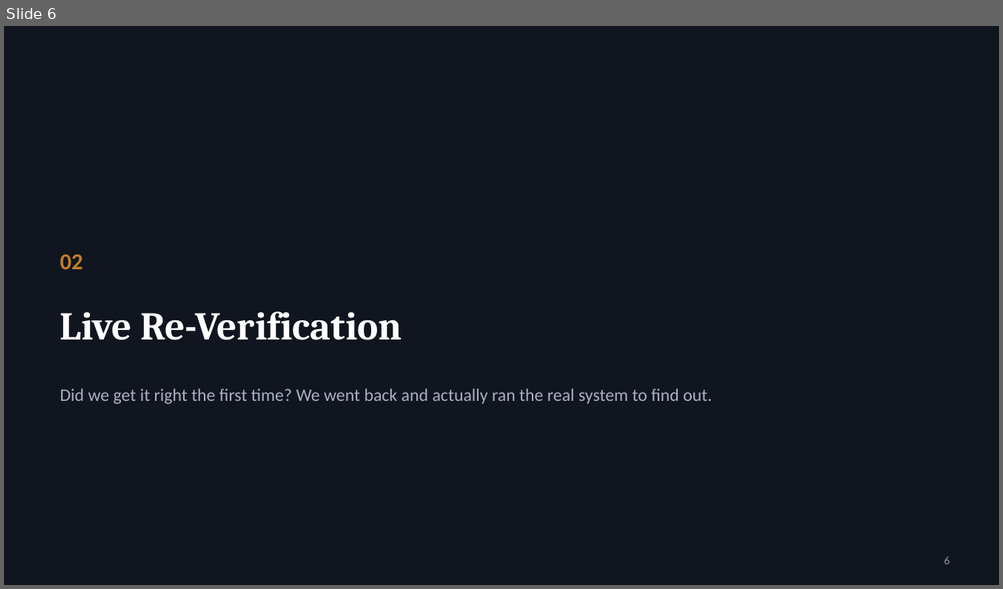
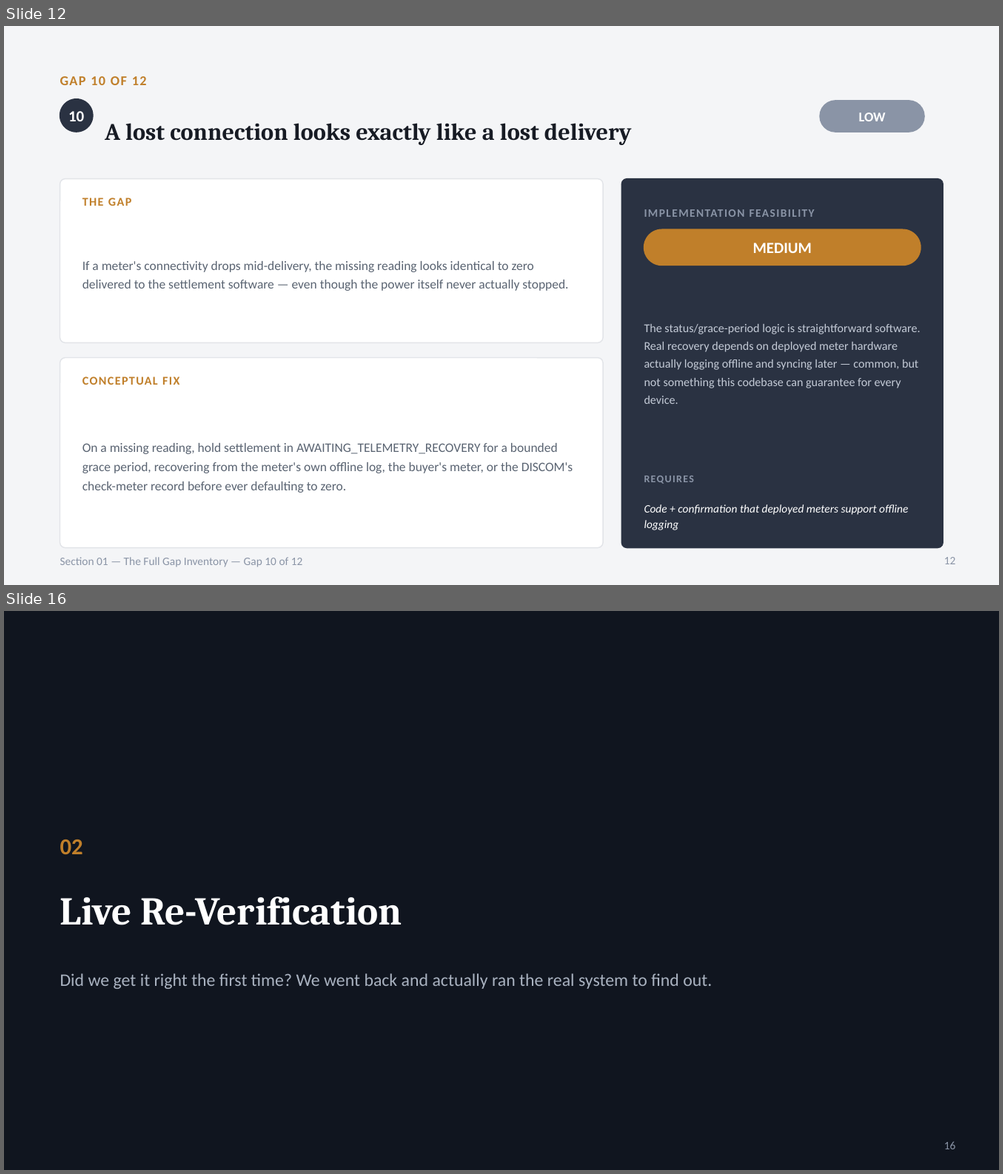
Before and after one commit to Sanjay-dev22/personal-deg, a slide deck: p2p-energy-trading-review/P2P-Energy-Trading-Software-Gaps.pptx. Shown one above the other, each under a label of ours: slide 6 before the commit, slides 12 and 16 after it; the slides between them are not shown. The pictures are 1003x589 and 1003x1174 pixels, drawn with LibreOffice and Linux fonts; fonts in the diff are those of the drawing. Boxes give left, top, right and bottom in pixels: in the first picture for what was removed or moved away, otherwise in the second. Text is boxed around its words. In the diff, an @@ line names an element or a change of style, - is before the commit and + after.

```diff
--- a/p2p-energy-trading-review/P2P-Energy-Trading-Software-Gaps.pptx
+++ b/p2p-energy-trading-review/P2P-Energy-Trading-Software-Gaps.pptx
@@ slide 12 added at [4,26,999,585], background #F4F5F7 @@
@@ text added at [60,76,147,85], 13 pt, text #C07F2A, bold @@
+GAP 10 OF 12
@@ ellipse added at [60,99,93,132], fill #2A3242, outline #2A3242 1 pt @@
@@ text added at [68,111,84,121], 15 pt, text #FFFFFF, bold @@
+10
@@ rounded rectangle added at [819,101,924,132], fill #8A94A6, outline #8A94A6 1 pt @@
@@ text added at [859,113,885,121], 13 pt, text #FFFFFF, bold @@
+LOW
@@ text added at [105,123,632,145], 23 pt, text #171B24, bold @@
+A lost connection looks exactly like a lost delivery
@@ rounded rectangle added at [60,179,603,343], fill #FFFFFF, outline #E2E4E8 1 pt @@
@@ rounded rectangle added at [622,179,943,548], fill #2A3242, outline #2A3242 1 pt @@
@@ text added at [82,198,131,206], 11.5 pt, text #C07F2A, bold @@
+THE GAP
@@ text added at [644,210,814,217], 11 pt, text #8A94A6, bold @@
+IMPLEMENTATION FEASIBILITY
@@ rounded rectangle added at [644,230,921,266], fill #C07F2A, outline #C07F2A 1 pt @@
@@ text added at [753,243,811,253], 15 pt, text #FFFFFF, bold @@
+MEDIUM
@@ text added at [82,261,568,291], 12.5 pt, text #5A6472 @@
+If a meter's connectivity drops mid-delivery, the missing reading looks identical to zero delivered to the settlement software — even though the power itself never actually stopped.
@@ text added at [644,324,919,404], 11.5 pt, text #C3CAD6 @@
+The status/grace-period logic is straightforward software. Real recovery depends on deployed meter hardware actually logging offline and syncing later — common, but not something this codebase can guarantee for every device.
@@ rounded rectangle added at [60,358,603,548], fill #FFFFFF, outline #E2E4E8 1 pt @@
@@ text added at [82,377,179,385], 11.5 pt, text #C07F2A, bold @@
+CONCEPTUAL FIX
@@ text added at [82,443,573,493], 12.5 pt, text #5A6472 @@
+On a missing reading, hold settlement in AWAITING_TELEMETRY_RECOVERY for a bounded grace period, recovering from the meter's own offline log, the buyer's meter, or the DISCOM's check-meter record before ever defaulting to zero.
@@ text added at [644,476,694,484], 10 pt, text #8A94A6, bold @@
+REQUIRES
@@ text added at [644,505,908,531], 11 pt, text #FFFFFF, italic @@
+Code + confirmation that deployed meters support offline logging
@@ text added at [60,557,303,568], 11 pt, text #8A94A6 @@
+Section 01 — The Full Gap Inventory — Gap 10 of 12
@@ page number added at [944,557,956,565], 11 pt, text #8A94A6 @@
+12
@@ what was slide 6 is now slide 16 @@
@@ page number at [944,1142,956,1150]: text changed @@
-6
+16
```
Also in this commit, not shown: 5 slides changed, 12 other slides added, 3 slides removed, 1 other file.
